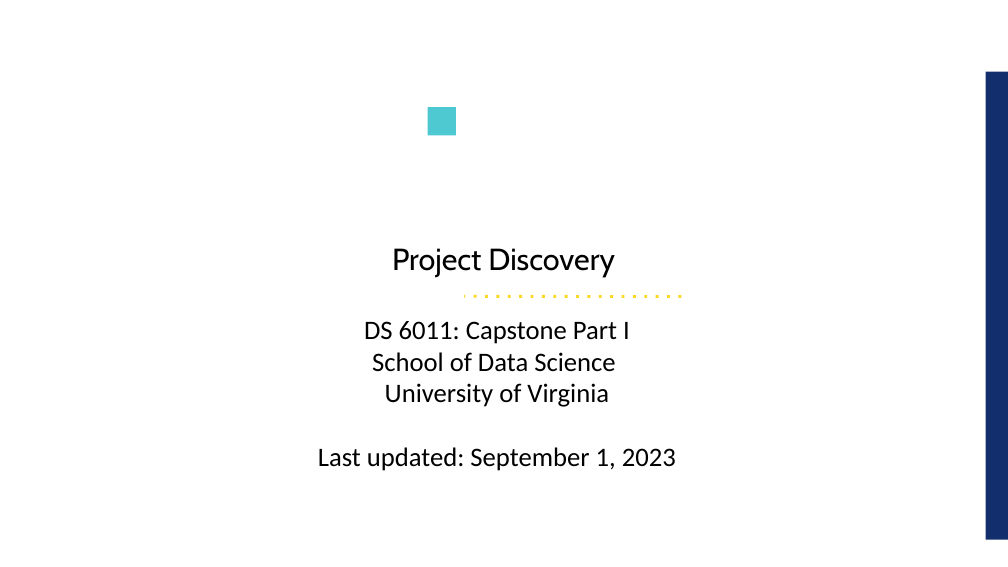
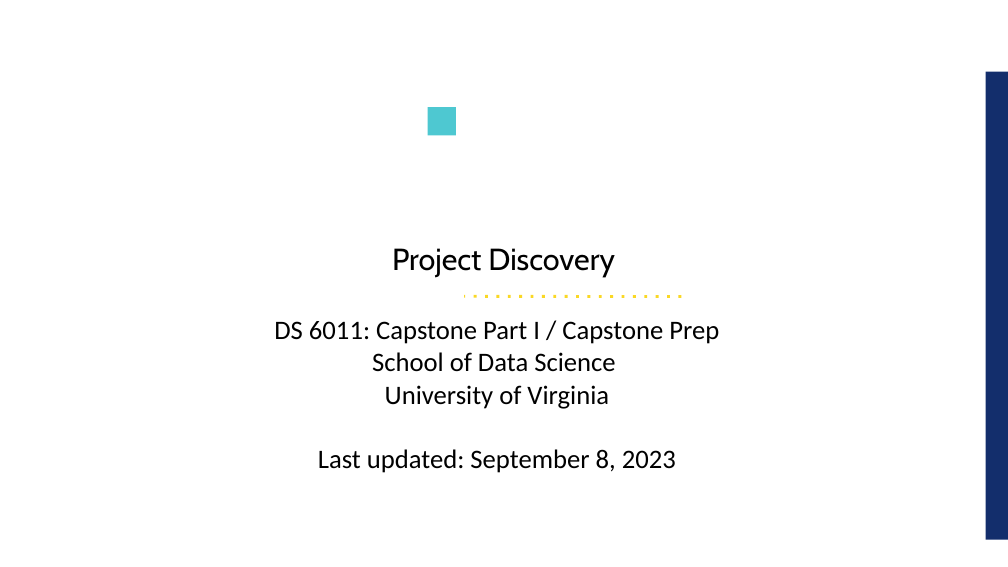
Before and after one commit to UVADS/ds6011, a slide deck: slide 1 of 02_project_discovery.ppt. Drawn at 1008x567 pixels with LibreOffice and Linux fonts; fonts in the diff are those of the drawing; background and template pictures are left out. Boxes give left, top, right and bottom in pixels: in the first picture for what was removed or moved away, otherwise in the second. Text is boxed around its words. In the diff, an @@ line names an element or a change of style, - is before the commit and + after.

Commit message:
added to project discovery

```diff
--- a/02_project_discovery.ppt
+++ b/02_project_discovery.ppt
@@ text at [274, 321, 719, 344]: text changed @@
-DS 6011: Capstone Part I
+DS 6011: Capstone Part I / Capstone Prep
@@ text at [318, 449, 676, 473]: text changed @@
-Last updated: September 1, 2023
+Last updated: September 8, 2023
```
Also in this commit, not shown: 4 other slides changed, 3 slides added, 1 other file.
